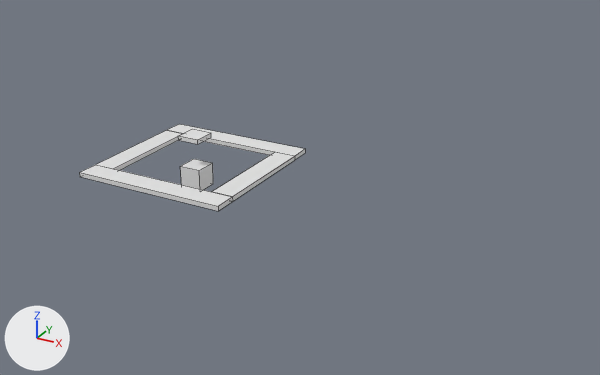
The Blender file RaylibFPS/mapEditor.blend: old version first, new version second.
Rendered twice from a camera (50 mm lens) standing at (40.4, -54.7, 27.3) and looking at (11.0, -1.2, 0.6). The axes (+X, +Y, +Z) are drawn at lower left. The lights are the same throughout. Mesh edges are drawn as thin lines.
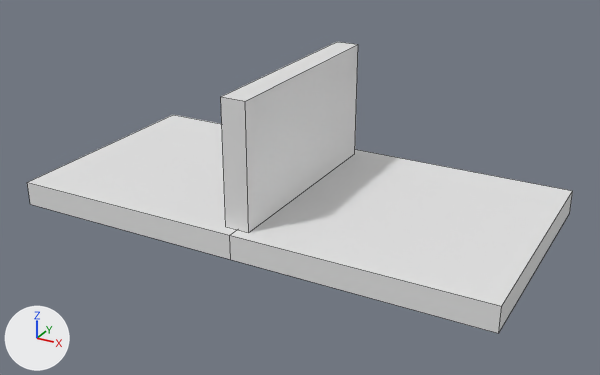
Where the newer file only moved an object's origin or applied its transform, the numbers keep the older frame.

Changed parts and their boxes (x1, y1, x2, y2) in the pictures (600 x 375 px):
'Cube.001', reshaped (291% wider, 351% taller): before (96, 130, 183, 170); after (230, 149, 573, 333)
'Cube.002', reshaped (11% narrower, 309% taller): before (79, 165, 233, 211); after (221, 42, 358, 233)
'Cube', reshaped: before (168, 124, 305, 160); after (27, 115, 236, 260)
'Cube.003', deleted: before (212, 152, 295, 201)
'Cube.004', deleted: before (180, 159, 213, 190)
'Cube.005', deleted: before (179, 129, 211, 144)
part 1 of me_cube, deleted: before (168, 124, 305, 160)
part 2 of me_cube, added: after (27, 115, 236, 260)
part 3 of me_cube_001, deleted: before (96, 130, 183, 170)
part 4 of me_cube_001, added: after (230, 149, 573, 333)
part 5 of me_cube_002, deleted: before (79, 165, 233, 211)
part 6 of me_cube_002, added: after (221, 42, 358, 233)

Diff of the bpy script that builds the scene:
```diff
--- a/RaylibFPS/mapEditor.blend.py
+++ b/RaylibFPS/mapEditor.blend.py
@@ me_cube @@
 me_cube.from_pydata(...)  # 8 vertices, 6 faces; spans x -1.0..1.0, y -1.0..1.0, z -0.2..0.2
 # used by ob_cube; location = (0.0, 6.0, 0.2); scale = (7.0, 1.0, 1.0)
 # verts and faces of me_cube; kept vertices keep their numbers, new ones are numbered from 8
-me_cube.materials.append(mat_material)  # white #e7e7e7
+# me_cube part 1
+delete_vertices([*range(0, 8)])  # with the faces that use them
+# me_cube part 2
+verts[8] = (-1.43, -16.0, -2.2)  # pixel (30, 204)
+verts[9] = (-1.43, -16.0, -0.2)  # pixel (27, 182)
+verts[10] = (-1.43, 4.0, -2.2)
+verts[11] = (-1.43, 4.0, -0.2)  # pixel (173, 114)
+for new, old in zip([*range(12, 16)], [*range(8, 12)]): verts[new] = verts[old] + (2.86, 0.0, 0.0)
+faces += [(8, 9, 11, 10), (10, 11, 15, 14), (12, 14, 15, 13), (8, 12, 13, 9), (8, 10, 14, 12), (9, 13, 15, 11)]
@@ me_cube_001 @@
 me_cube_001.from_pydata(...)  # 8 vertices, 6 faces; spans x -1.0..1.0, y -1.0..1.0, z -0.2..0.2
 # used by ob_cube_001; location = (-6.0, 0.0, 0.2); rotation_euler = (0.0, 0.0, 1.571), in degrees (0, 0, 90); scale = (5.0, 1.0, 1.0)
 # verts and faces of me_cube_001; kept vertices keep their numbers, new ones are numbered from 8
-me_cube_001.materials.append(mat_material_001)  # white #e7e7e7
+# me_cube_001 part 3
+delete_vertices([*range(0, 8)])  # with the faces that use them
+# me_cube_001 part 4
+verts[8] = (-2.0, -16.0, -2.2)  # pixel (230, 259)
+verts[9] = (-2.0, -16.0, -0.2)  # pixel (229, 235)
+verts[10] = (-2.0, -36.0, -2.2)  # pixel (498, 333)
+verts[11] = (-2.0, -36.0, -0.2)  # pixel (501, 306)
+for new, old in zip([*range(12, 16)], [*range(8, 12)]): verts[new] = verts[old] + (4.0, 0.0, 0.0)
+faces += [(8, 9, 13, 12), (12, 13, 15, 14), (10, 14, 15, 11), (8, 10, 11, 9), (8, 12, 14, 10), (9, 11, 15, 13)]
@@ me_cube_002 @@
 me_cube_002.from_pydata(...)  # 8 vertices, 6 faces; spans x -1.0..1.0, y -1.0..1.0, z -0.2..0.2
 # used by ob_cube_002; location = (0.0, -6.0, 0.2); rotation_euler = (0.0, 0.0, 3.142), in degrees (0, 0, 180); scale = (7.0, 1.0, 1.0)
 # verts and faces of me_cube_002; kept vertices keep their numbers, new ones are numbered from 8
-me_cube_002.materials.append(mat_material_002)  # white #e7e7e7
+# me_cube_002 part 5
+delete_vertices([*range(0, 8)])  # with the faces that use them
+# me_cube_002 part 6
+verts[8] = (-1.57, 3.0, -0.2)  # pixel (248, 232)
+verts[9] = (-1.57, 3.0, 9.8)  # pixel (245, 101)
+verts[10] = (-1.57, -15.0, -0.2)  # pixel (354, 153)
+verts[11] = (-1.57, -15.0, 9.8)  # pixel (358, 44)
+for new, old in zip([*range(12, 16)], [*range(8, 12)]): verts[new] = verts[old] + (0.28, 0.0, 0.0)
+faces += [(12, 13, 15, 14), (10, 14, 15, 11), (8, 10, 11, 9), (8, 9, 13, 12), (8, 12, 14, 10), (9, 11, 15, 13)]
@@ ob_cube_003 @@
-ob_cube_003 = bpy.data.objects.new('Cube.003', me_cube_003)
@@ ob_cube_004 @@
-ob_cube_004 = bpy.data.objects.new('Cube.004', me_cube_004)
@@ ob_cube_005 @@
-ob_cube_005 = bpy.data.objects.new('Cube.005', me_cube_005)
```
